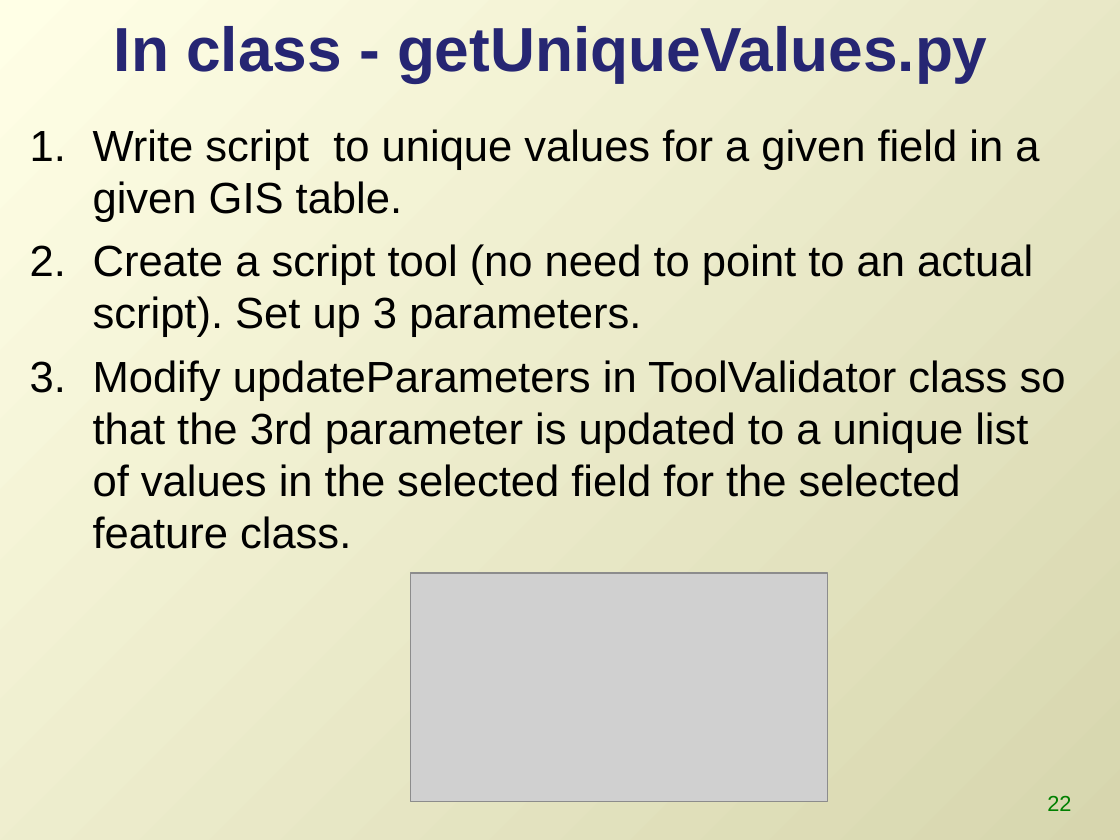
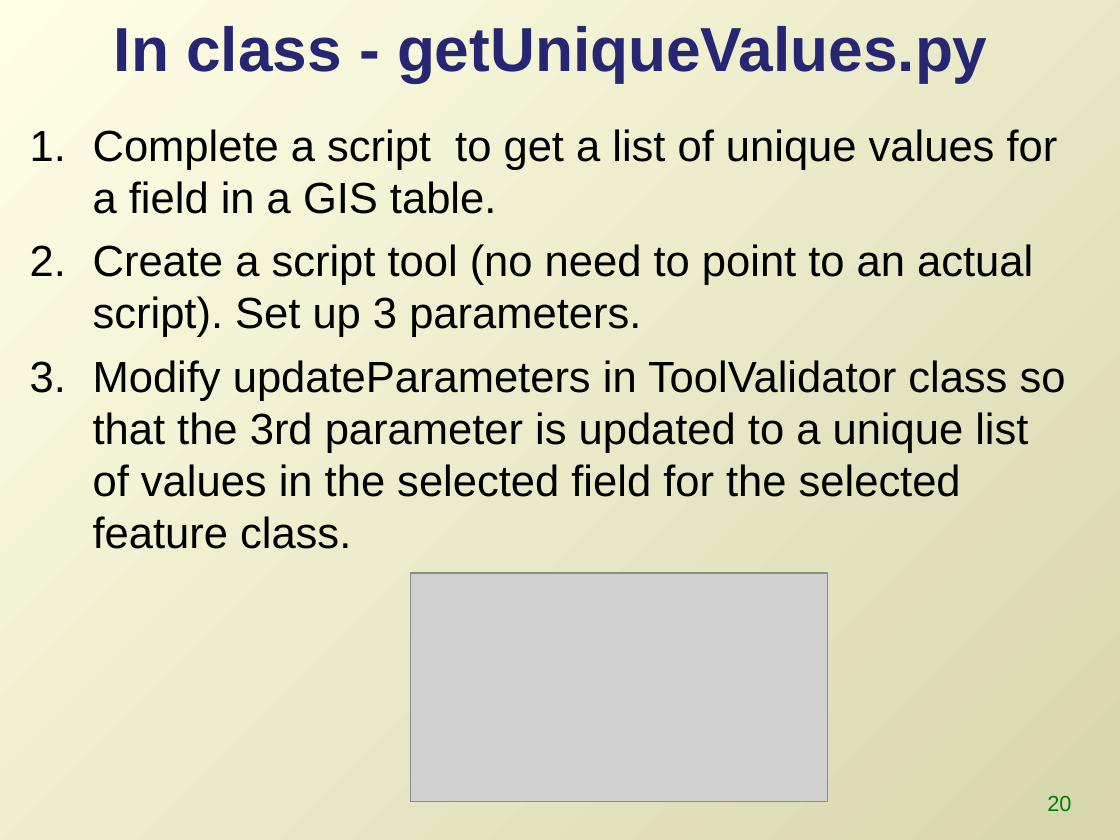
Before and after one commit to lgtateos/gis540, a slide deck: slide 20 of slides/toolValidator.ppt (slide 22 before the commit). Drawn at 1120x840 pixels with LibreOffice and Linux fonts; fonts in the diff are those of the drawing; grey boxes stand for pictures. Boxes give left, top, right and bottom in pixels: in the first picture for what was removed or moved away, otherwise in the second. Text is boxed around its words. In the diff, an @@ line names an element or a change of style, - is before the commit and + after.

```diff
--- a/slides/toolValidator.ppt
+++ b/slides/toolValidator.ppt
@@ text at <box>93,129,1058,214</box>: text changed @@
-1. Write script to unique values for a given field in a given GIS table.
+1. Complete a script to get a list of unique values for a field in a GIS table.
@@ page number at <box>1047,796,1071,812</box>: text changed @@
-22
+20
```
Also in this commit, not shown: 3 other slides changed, 2 slides added, 1 slide removed.
